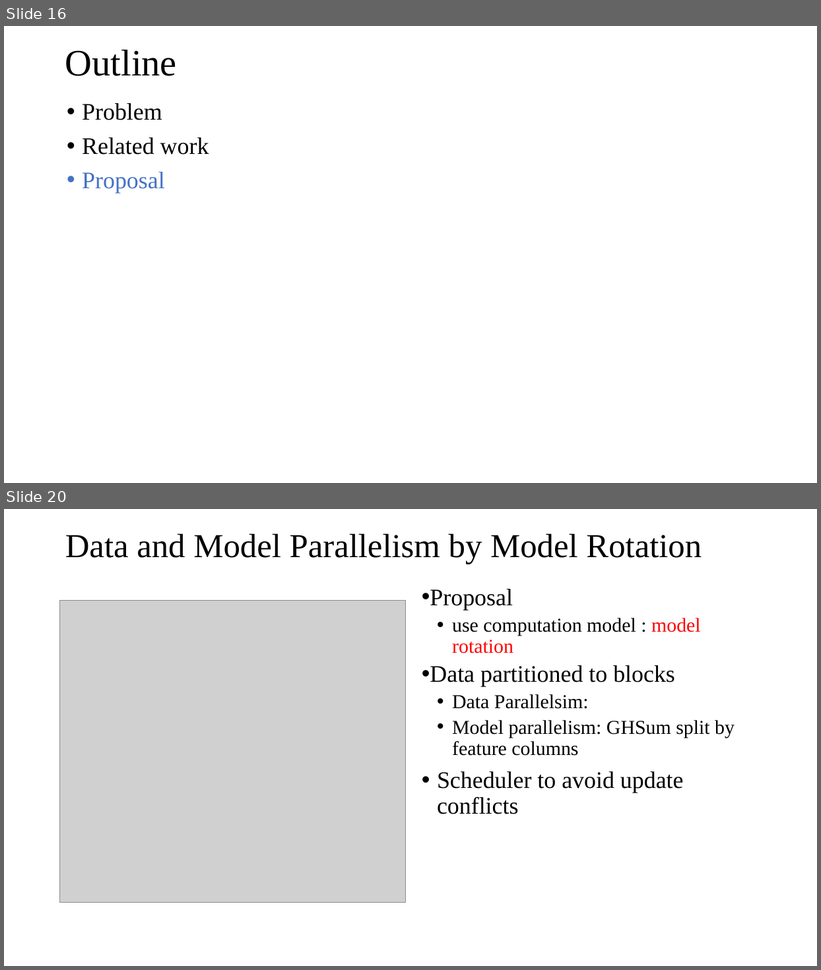
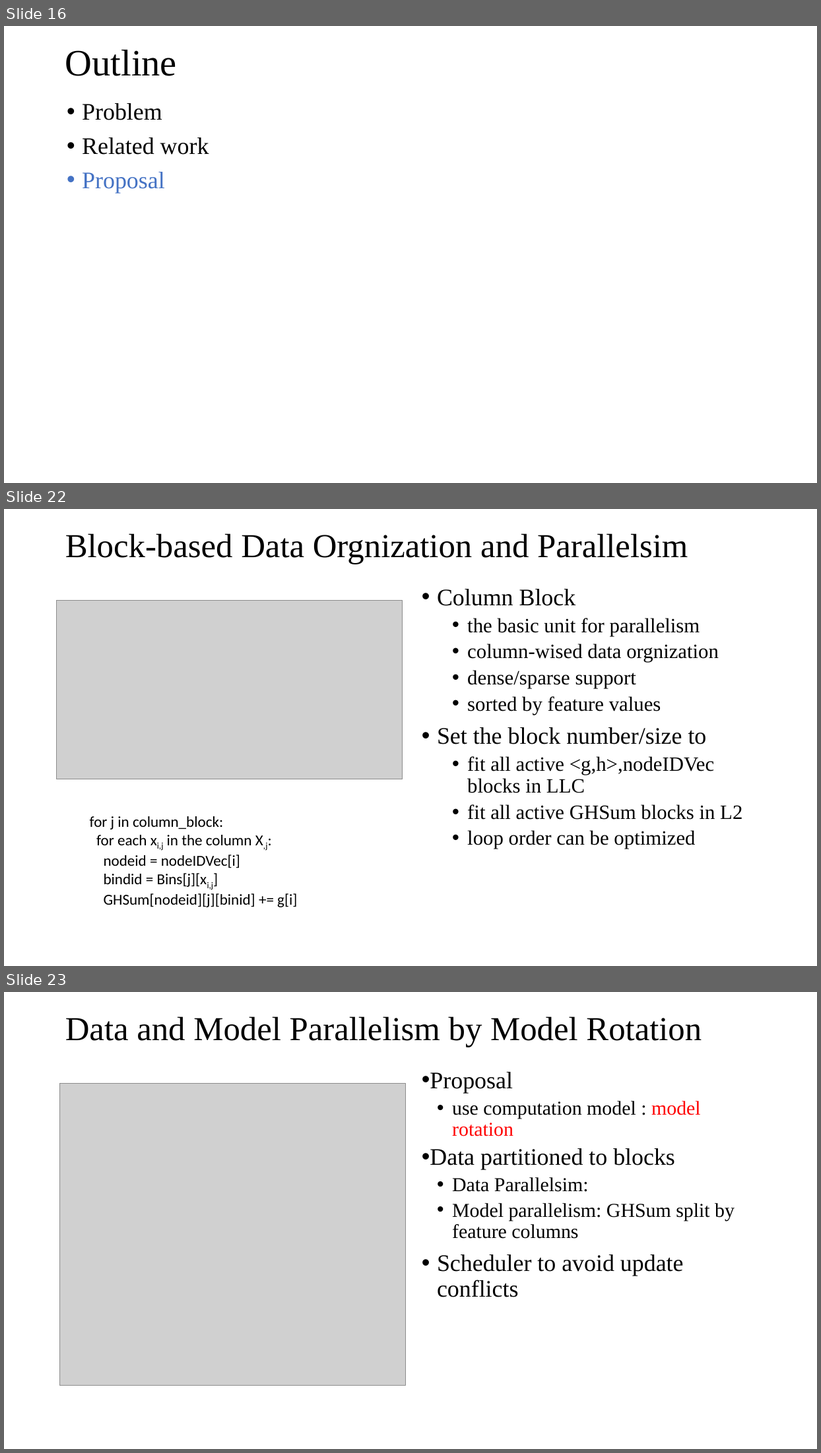
Before and after one commit to DSC-SPIDAL/harp, a slide deck: doc/meeting/0919-DistributedGBT-II/DistributedGBT-II-09192018.pptx. Shown one above the other, each under a label of ours: slides 16 and 20 before the commit, slides 16, 22 and 23 after it; the slides between them are not shown. The pictures are 821x970 and 821x1453 pixels, drawn with LibreOffice and Linux fonts; fonts in the diff are those of the drawing; grey boxes stand for pictures. Boxes give left, top, right and bottom in pixels: in the first picture for what was removed or moved away, otherwise in the second. Text is boxed around its words. In the diff, an @@ line names an element or a change of style, - is before the commit and + after.

```diff
--- a/doc/meeting/0919-DistributedGBT-II/DistributedGBT-II-09192018.pptx
+++ b/doc/meeting/0919-DistributedGBT-II/DistributedGBT-II-09192018.pptx
@@ slide 22 added at <box>4,509,817,966</box>, background #FFFFFF @@
@@ title added at <box>65,533,688,564</box>, 39.6 pt, text #000000 @@
+Block-based Data Orgnization and Parallelsim
@@ picture added at <box>57,601,403,780</box> @@
@@ text added at <box>437,589,743,849</box>, 24 pt, text #000000 @@
+• Column Block
+  • the basic unit for parallelism
+  • column-wised data orgnization
+  • dense/sparse support
+  • sorted by feature values
+• Set the block number/size to
+  • fit all active <g,h>,nodeIDVec blocks in LLC
+  • fit all active GHSum blocks in L2
+  • loop order can be optimized
@@ text added at <box>90,817,297,908</box>, 18 pt, text #000000 @@
+for j in column_block:
+for each xi,j in the column X,j:
+nodeid = nodeIDVec[i]
+bindid = Bins[j][xi,j]
+GHSum[nodeid][j][binid] += g[i]
@@ what was slide 20 is now slide 23 @@
```
Also in this commit, not shown: 3 slides changed, 2 other slides added, 4 other files.
